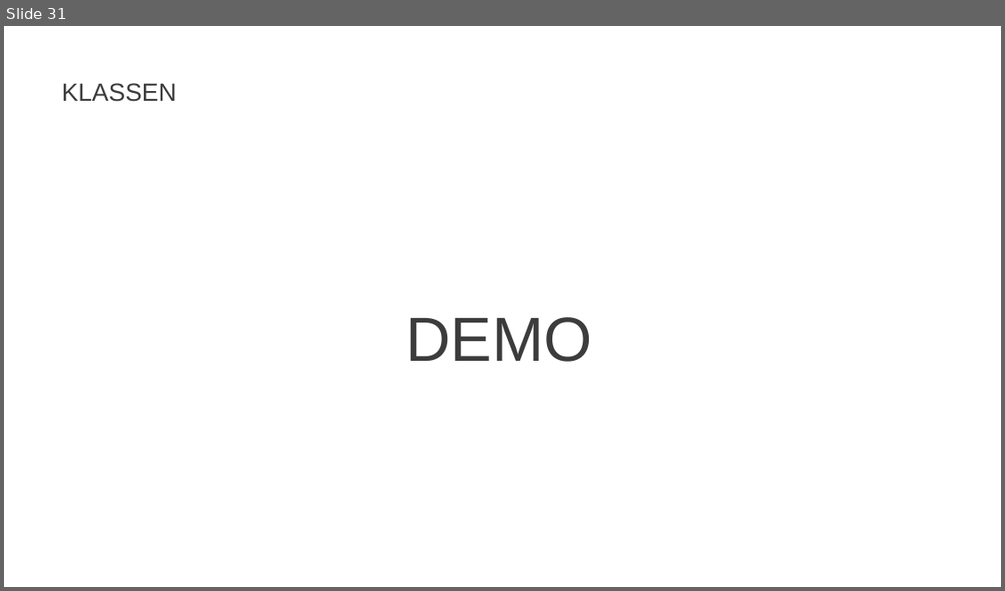
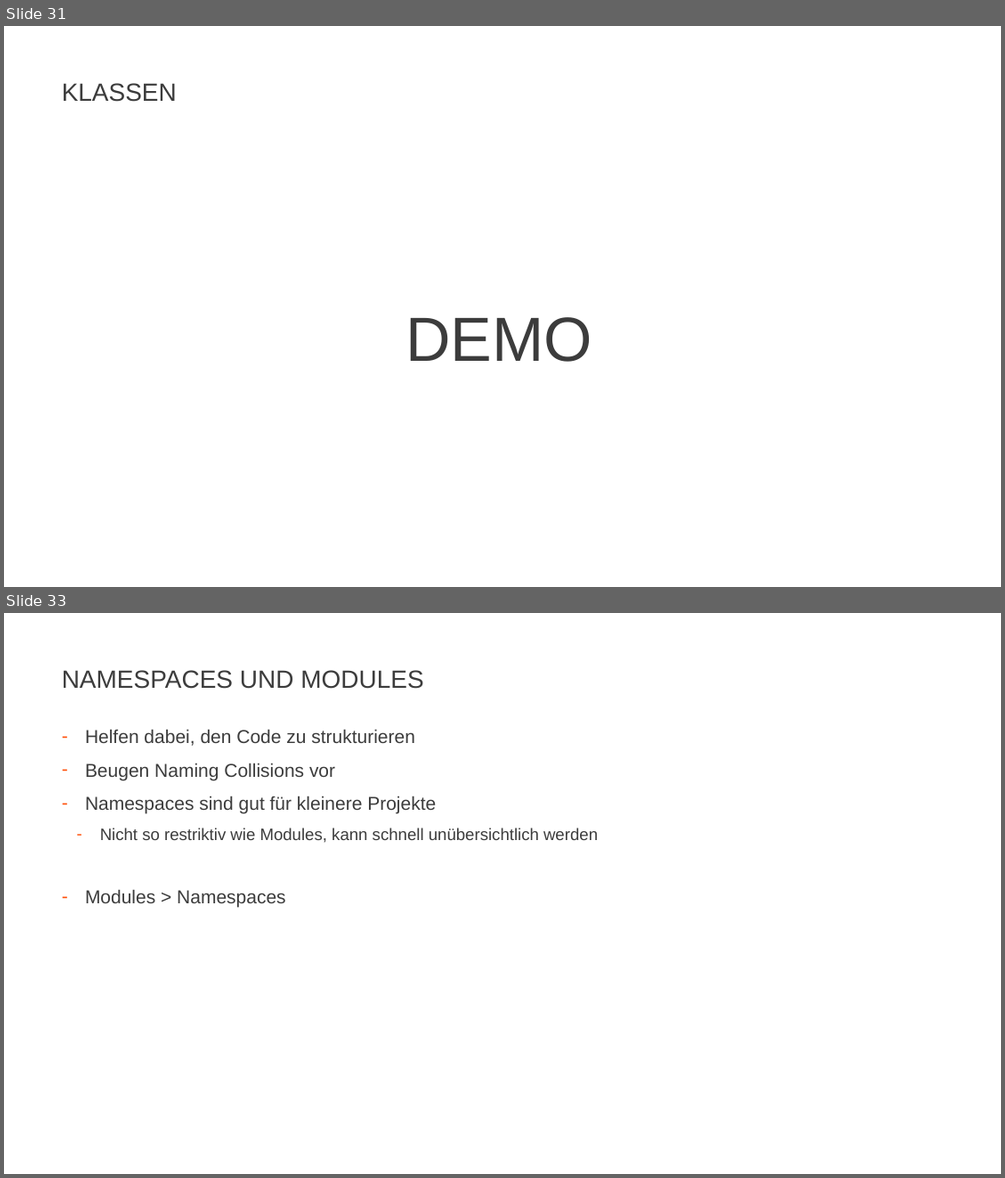
Before and after one commit to JohannesFeige/typescriptTrainingGrundlagen, a slide deck: TypeScriptBasics.pptx. Shown one above the other, each under a label of ours: slide 31 before the commit, slides 31 and 33 after it; the slides between them are not shown. The pictures are 1005x591 and 1005x1178 pixels, drawn with LibreOffice and Linux fonts; fonts in the diff are those of the drawing; background and template pictures are left out. Boxes give left, top, right and bottom in pixels: in the first picture for what was removed or moved away, otherwise in the second. Text is boxed around its words. In the diff, an @@ line names an element or a change of style, - is before the commit and + after.

Commit message:
Added Namespaces and Modules

```diff
--- a/TypeScriptBasics.pptx
+++ b/TypeScriptBasics.pptx
@@ slide 33 added at <box>4,613,1001,1174</box>, background #FFFFFF @@
@@ title added at <box>62,670,423,689</box>, 24 pt, text #3C3C3C @@
+NAMESPACES UND MODULES
@@ text added at <box>85,729,598,907</box>, 18 pt, text #3C3C3C @@
+– Helfen dabei, den Code zu strukturieren
+– Beugen Naming Collisions vor
+– Namespaces sind gut für kleinere Projekte
+  – Nicht so restriktiv wie Modules, kann schnell unübersichtlich werden
+– Modules > Namespaces
```
Also in this commit, not shown: 1 slide changed, 2 other slides added, 9 other files.
